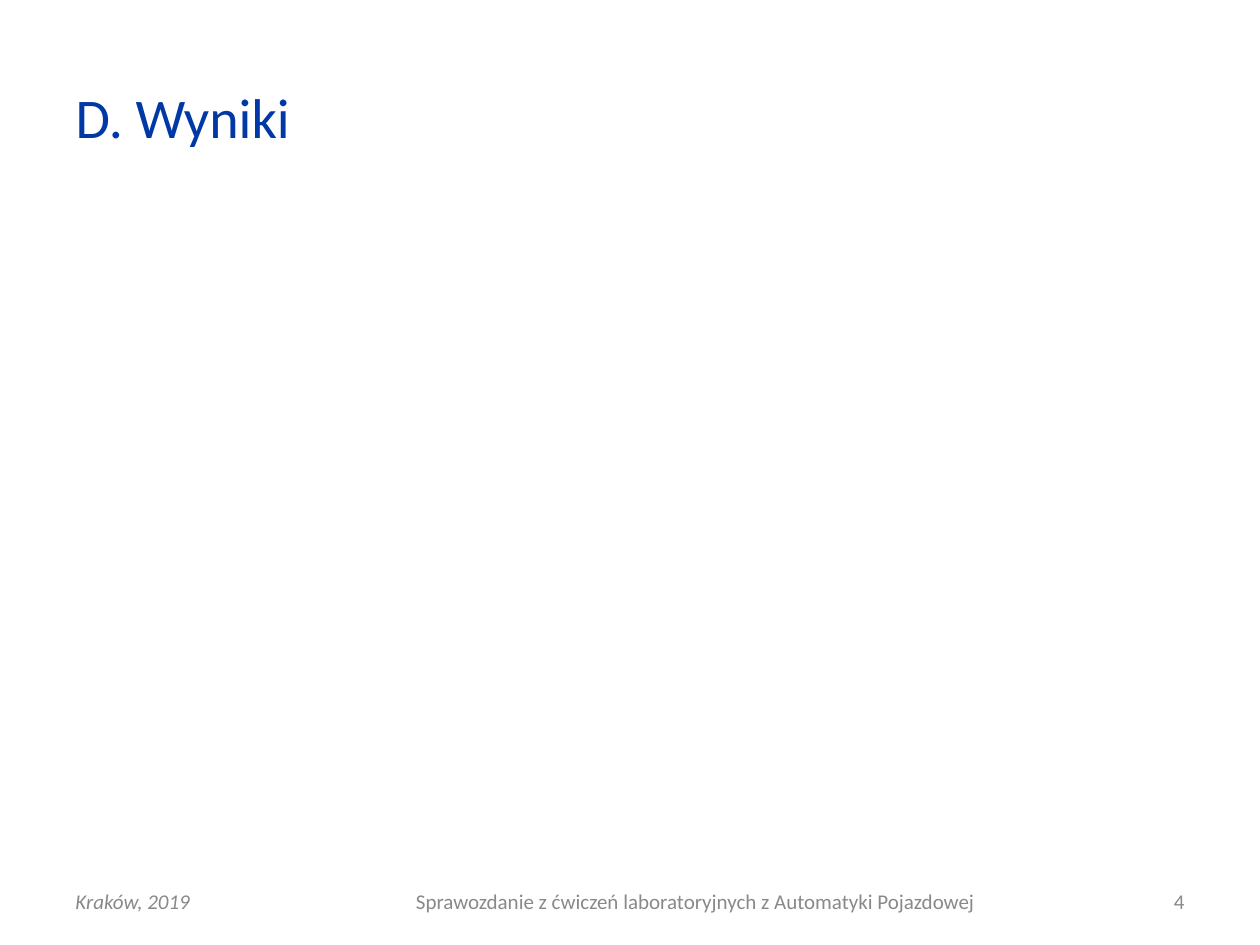
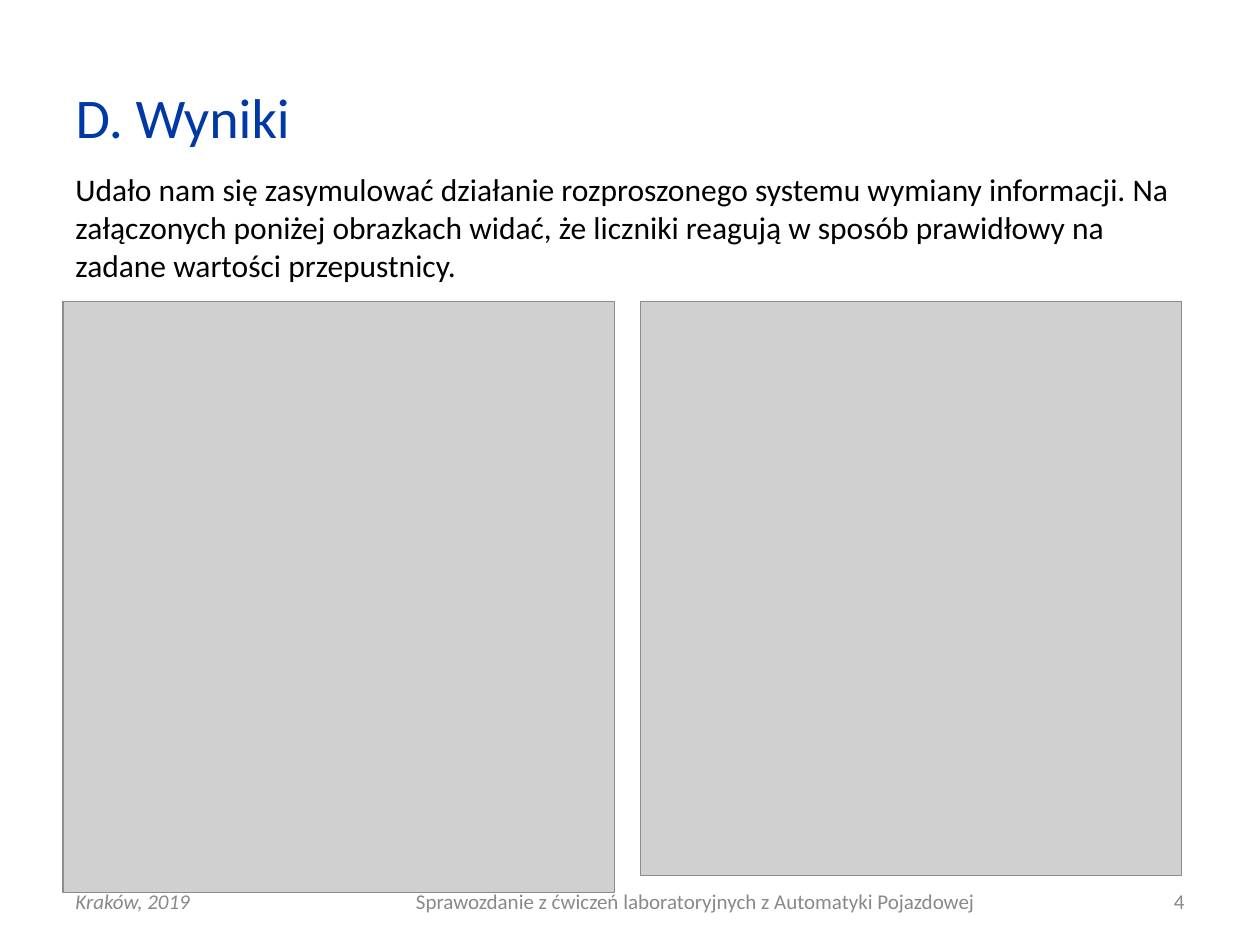
Before and after one commit to elfsonix/Automatyka-Pojazdowa, a slide deck: slide 4 of Lab5/AP_L05_20190313_0930_G03.ppt. Drawn at 1260x945 pixels with LibreOffice and Linux fonts; fonts in the diff are those of the drawing; grey boxes stand for pictures. Boxes give left, top, right and bottom in pixels: in the first picture for what was removed or moved away, otherwise in the second. Text is boxed around its words. In the diff, an @@ line names an element or a change of style, - is before the commit and + after.

Commit message:
wyniki

```diff
--- a/Lab5/AP_L05_20190313_0930_G03.ppt
+++ b/Lab5/AP_L05_20190313_0930_G03.ppt
@@ text added at (x1=75, y1=179, x2=1168, y2=282), 18 pt, text #000000 @@
+Udało nam się zasymulować działanie rozproszonego systemu wymiany informacji. Na załączonych poniżej obrazkach widać, że liczniki reagują w sposób prawidłowy na zadane wartości przepustnicy.
@@ picture added at (x1=63, y1=301, x2=615, y2=892) @@
@@ picture added at (x1=641, y1=301, x2=1183, y2=876) @@
```
